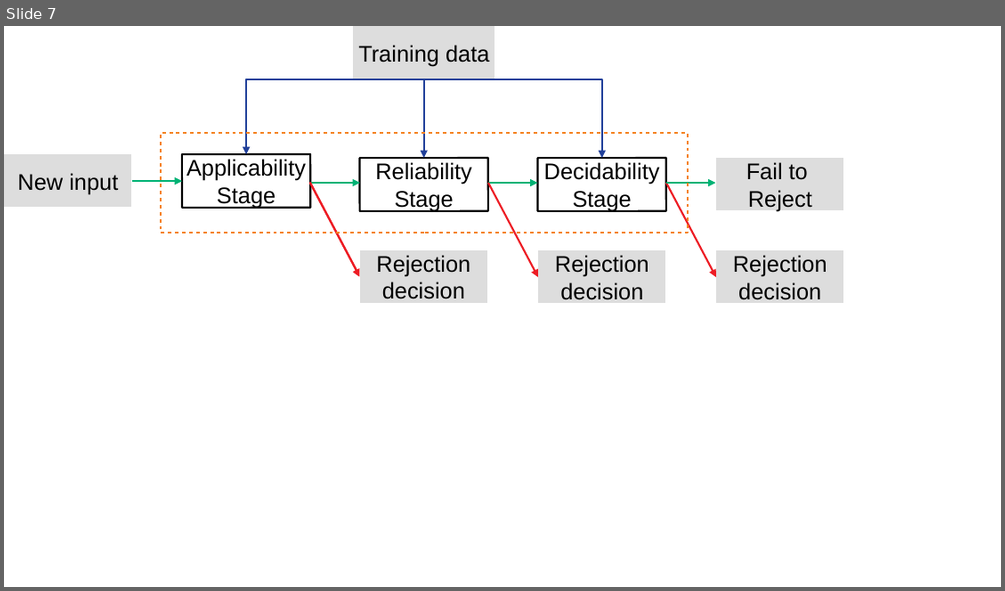
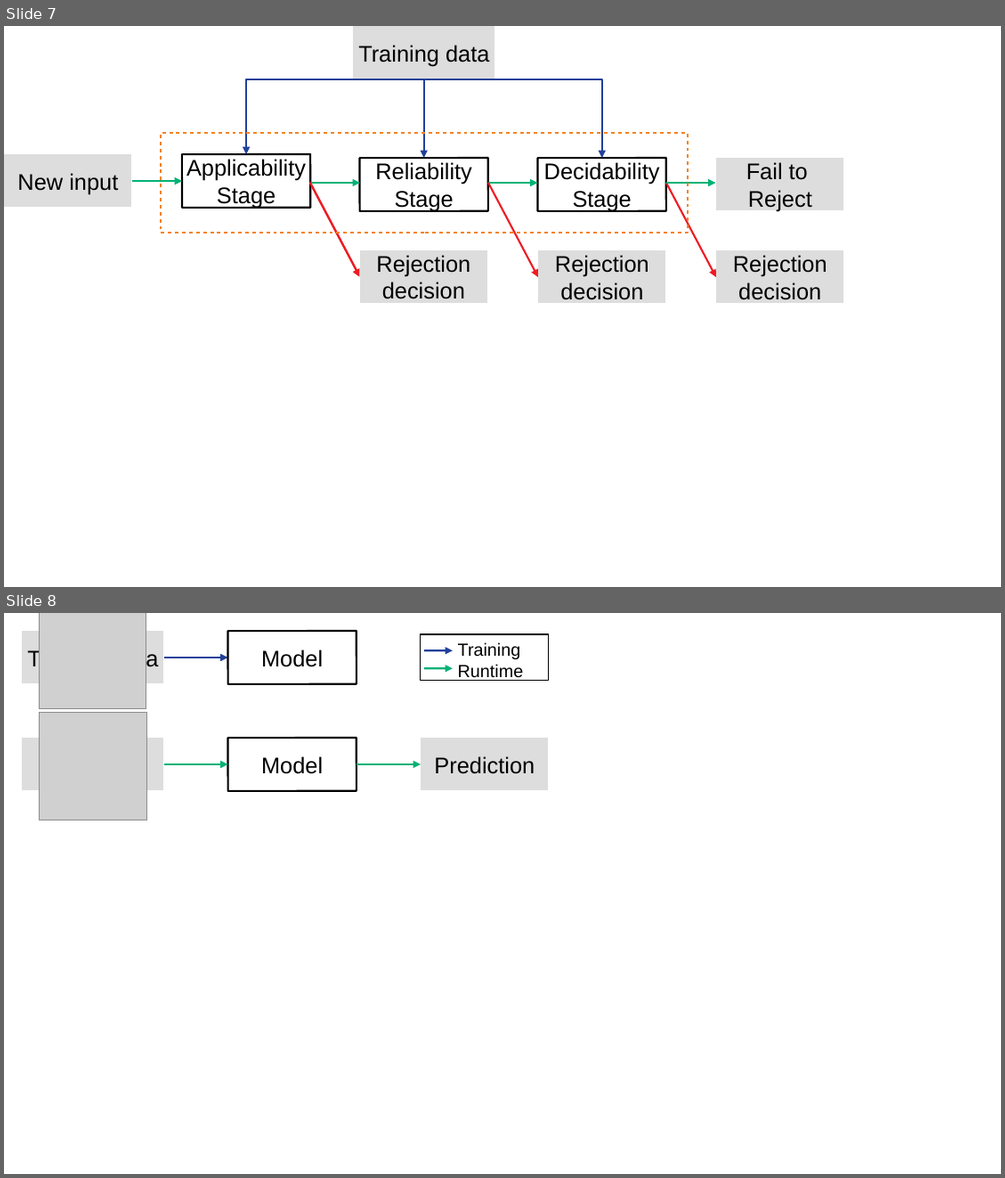
Before and after one commit to changx03/provisional_presentation_2, a slide deck: resources/black-box-chart.odp. Shown one above the other, each under a label of ours: slide 7 before the commit, slides 7 and 8 after it. The pictures are 1005x591 and 1005x1178 pixels, drawn with LibreOffice and Linux fonts; fonts in the diff are those of the drawing; grey boxes stand for pictures. Boxes give left, top, right and bottom in pixels: in the first picture for what was removed or moved away, otherwise in the second. Text is boxed around its words. In the diff, an @@ line names an element or a change of style, - is before the commit and + after.

```diff
--- a/resources/black-box-chart.odp
+++ b/resources/black-box-chart.odp
@@ slide 8 added at <box>4,613,1001,1174</box>, background #FFFFFF @@
@@ rectangle added at <box>22,631,164,684</box>, fill #DDDDDD, outline #FFFFFF 0 pt, 18 pt, text #000000 @@
+Training data
@@ picture added at <box>40,613,147,709</box> @@
@@ rectangle added at <box>228,631,356,684</box>, fill #FFFFFF, outline #000000 1.5 pt, 18 pt, text #000000 @@
+Model
@@ group added at <box>421,634,549,681</box>: 2 arrows, 1 text, 1 rectangle @@
+Training
+Runtime
@@ elbow arrow added from (164, 657) to (228, 657), #21409A 1.5 pt @@
@@ picture added at <box>40,713,147,820</box> @@
@@ rectangle added at <box>22,738,164,791</box>, fill #DDDDDD, outline #FFFFFF 0 pt @@
@@ rectangle added at <box>228,738,356,791</box>, fill #FFFFFF, outline #000000 1.5 pt, 18 pt, text #000000 @@
+Model
@@ rectangle added at <box>421,738,550,791</box>, fill #DDDDDD, outline #FFFFFF 0 pt, 18 pt, text #000000 @@
+Prediction
@@ elbow arrow added from (164, 764) to (228, 764), #00B274 1.5 pt @@
@@ elbow arrow added from (356, 764) to (421, 764), #00B274 1.5 pt @@
```
Also in this commit, not shown: 3 other files.
